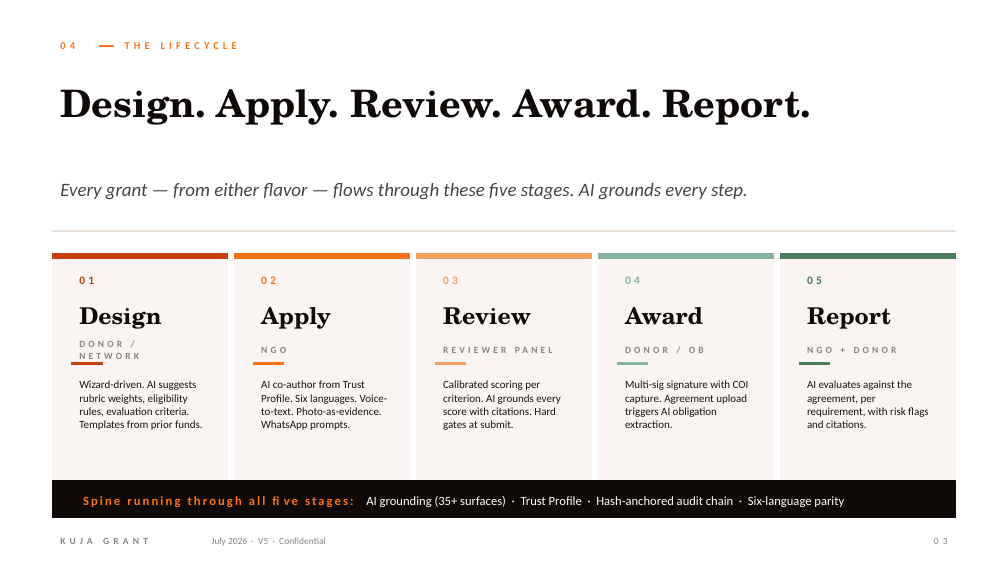
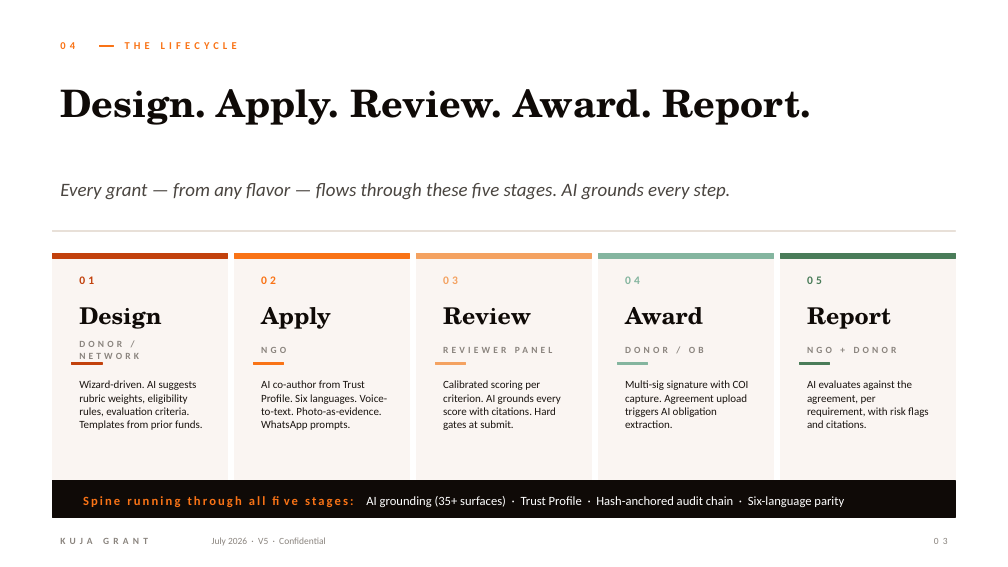
Before and after one commit to idirisloyan/kuja-grant, a slide deck: slide 5 of docs/Kuja_Grant_Pitch_Deck_V5_July2026.pptx. Drawn at 1008x567 pixels with LibreOffice and Linux fonts; fonts in the diff are those of the drawing. Boxes give left, top, right and bottom in pixels: in the first picture for what was removed or moved away, otherwise in the second. Text is boxed around its words. In the diff, an @@ line names an element or a change of style, - is before the commit and + after.

```diff
--- a/docs/Kuja_Grant_Pitch_Deck_V5_July2026.pptx
+++ b/docs/Kuja_Grant_Pitch_Deck_V5_July2026.pptx
@@ text at (60,183,731,199): text changed @@
-Every grant — from either flavor — flows through these five stages. AI grounds every step.
+Every grant — from any flavor — flows through these five stages. AI grounds every step.
```
Also in this commit, not shown: 2 other slides changed, 7 other files.
